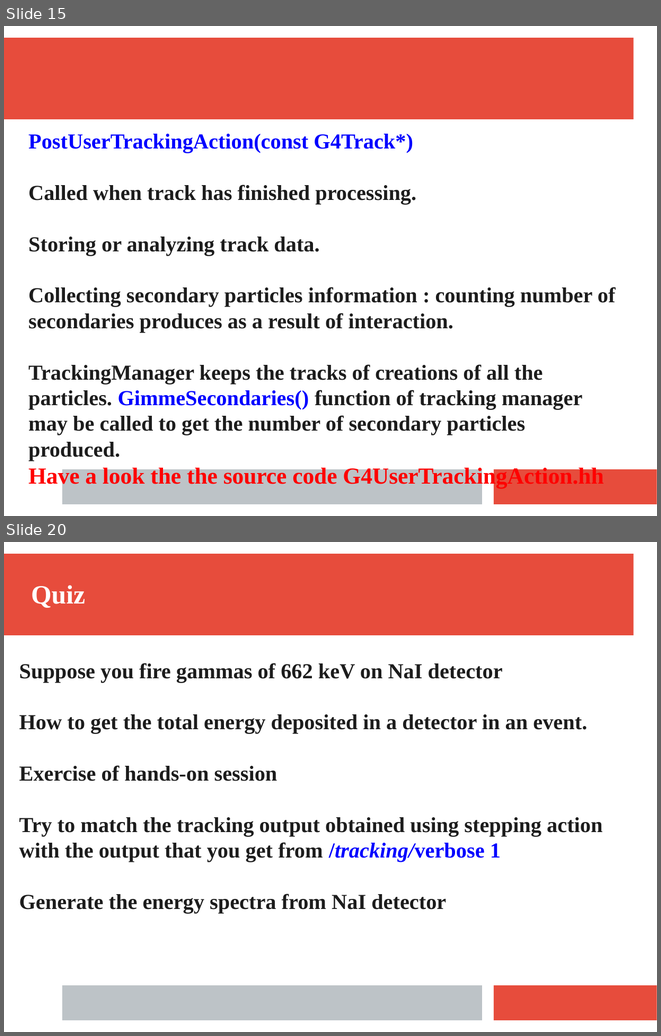
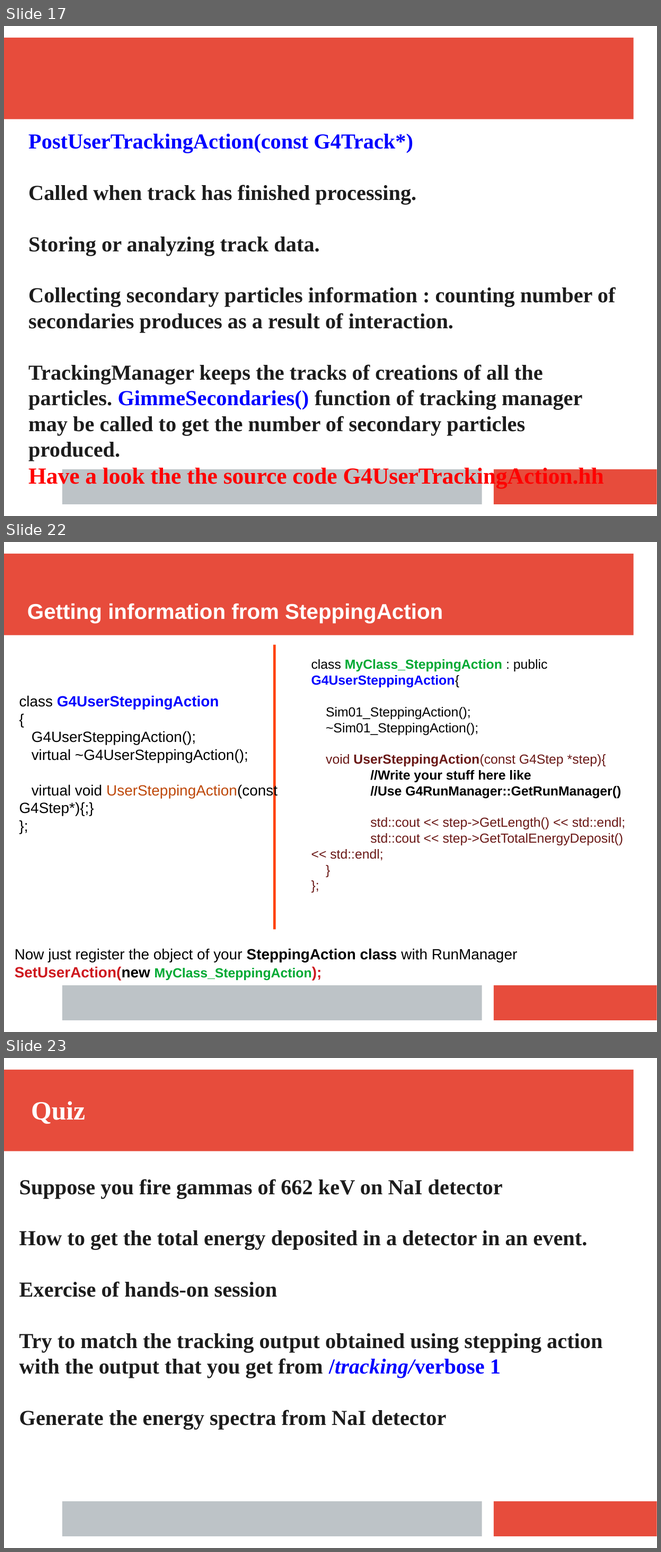
Before and after one commit to rsehgal/G4Simulations, a slide deck: Presentations/Tracking.pptx. Shown one above the other, each under a label of ours: slides 15 and 20 before the commit, slides 17, 22 and 23 after it; the slides between them are not shown. The pictures are 661x1036 and 661x1552 pixels, drawn with LibreOffice and Linux fonts; fonts in the diff are those of the drawing. Boxes give left, top, right and bottom in pixels: in the first picture for what was removed or moved away, otherwise in the second. Text is boxed around its words. In the diff, an @@ line names an element or a change of style, - is before the commit and + after.

```diff
--- a/Presentations/Tracking.pptx
+++ b/Presentations/Tracking.pptx
@@ slide 22 added at box(4, 542, 657, 1032), background #FFFFFF; not listed: 3 template elements that a slide beside it also shows @@
@@ text added at box(27, 603, 443, 623), 26 pt, text #FFFFFF, bold @@
+Getting information from SteppingAction
@@ line added from (275, 644) to (275, 929), #FF4000 2.83 pt @@
@@ text added at box(311, 659, 625, 860), 16 pt, text #6A1816 @@
+class MyClass_SteppingAction : public G4UserSteppingAction{
+Sim01_SteppingAction();
+~Sim01_SteppingAction();
+void UserSteppingAction(const G4Step *step){
+//Write your stuff here like
+//Use G4RunManager::GetRunManager()
+std::cout << step->GetLength() << std::endl;
+std::cout << step->GetTotalEnergyDeposit() << std::endl;
+}
+};
@@ text added at box(19, 695, 277, 816), 18 pt, text #000000 @@
+class G4UserSteppingAction
+{
+G4UserSteppingAction();
+virtual ~G4UserSteppingAction();
+virtual void UserSteppingAction(const G4Step*){;}
+};
@@ text added at box(15, 948, 517, 980), 18 pt, text #000000, bold @@
+Now just register the object of your SteppingAction class with RunManager
+SetUserAction(new MyClass_SteppingAction);
@@ what was slide 15 is now slide 17 @@
@@ what was slide 20 is now slide 23 @@
```
Also in this commit, not shown: 3 slides changed, 2 other slides added, 2 other files.
